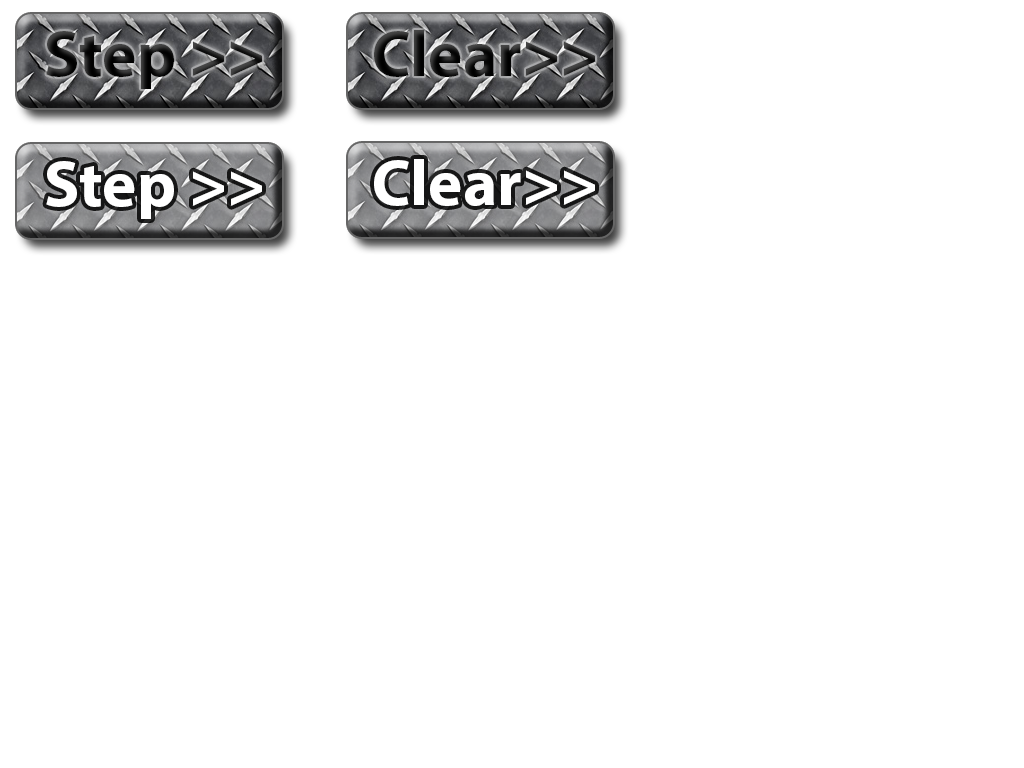
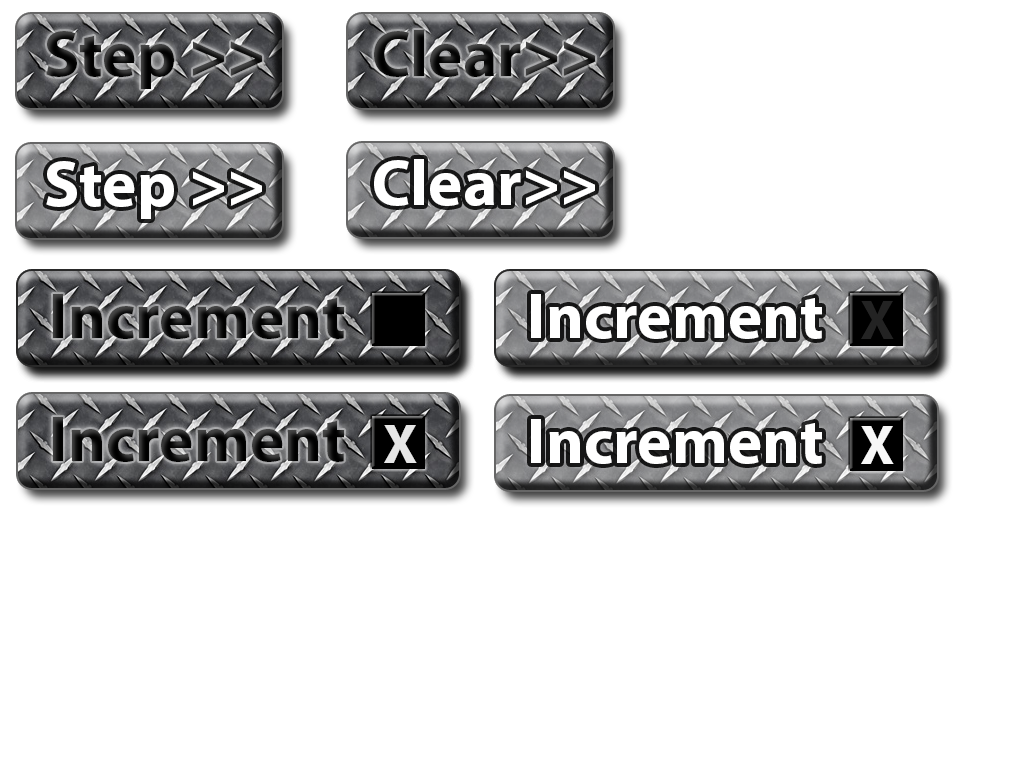
Layers edited between the first and the second 1024px x 768px image:
added layer "X copy 3" (95%) above "Increment copy 5" over 861, 426, 894, 464
added layer "Increment copy 5" above "Layer 1 copy 5" over 531, 419, 822, 464
added layer "Layer 1 copy 5" above "Background copy 11" over 850, 418, 903, 471
added layer "Background copy 11" above "X copy" over 496, 396, 937, 490
added layer "X copy" (6%) above "Increment copy 3" over 861, 301, 894, 339
added layer "Increment copy 3" above "Layer 1 copy 3" over 531, 294, 822, 339
added layer "Layer 1 copy 3" above "Background copy 9" over 850, 293, 903, 346
added layer "Background copy 9" above "Increment copy 4" over 496, 271, 937, 365
added layer "Increment copy 4" above "X copy 2" over 53, 417, 344, 462
added layer "X copy 2" (85%) above "Layer 1 copy 4" over 384, 425, 417, 463
added layer "Layer 1 copy 4" above "Background copy 10" over 372, 416, 425, 469
added layer "Background copy 10" above "Increment copy 2" over 18, 394, 459, 488
added layer "Increment copy 2" above "Layer 1 copy 2" over 53, 294, 344, 339
added layer "Layer 1 copy 2" above "Background copy 8" over 372, 293, 425, 346
added layer "Background copy 8" above "X" over 18, 271, 459, 365
added layer "X" (15%) above "Increment copy" over 861, 301, 894, 339
added layer "Increment copy" above "Layer 1 copy" over 531, 294, 822, 339
added layer "Layer 1 copy" above "Background copy 7" over 850, 293, 903, 346
added layer "Background copy 7" above "Increment" over 496, 271, 937, 365
added layer "Increment" above "Layer 1" over 53, 294, 344, 339
added layer "Layer 1" above "Background copy 6" over 372, 293, 425, 346
added layer "Background copy 6" above "Clear>> copy" over 18, 271, 459, 365
